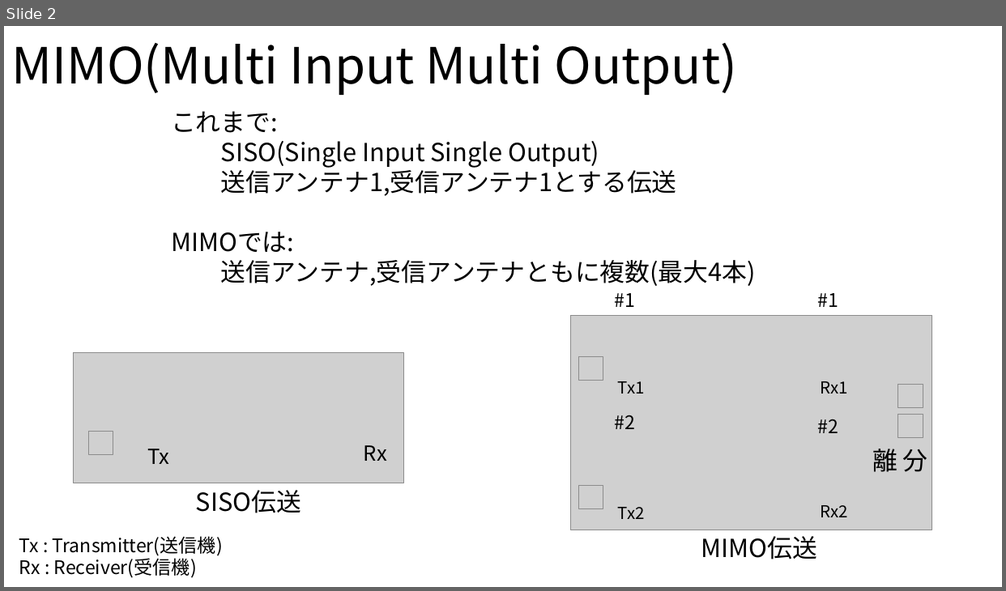
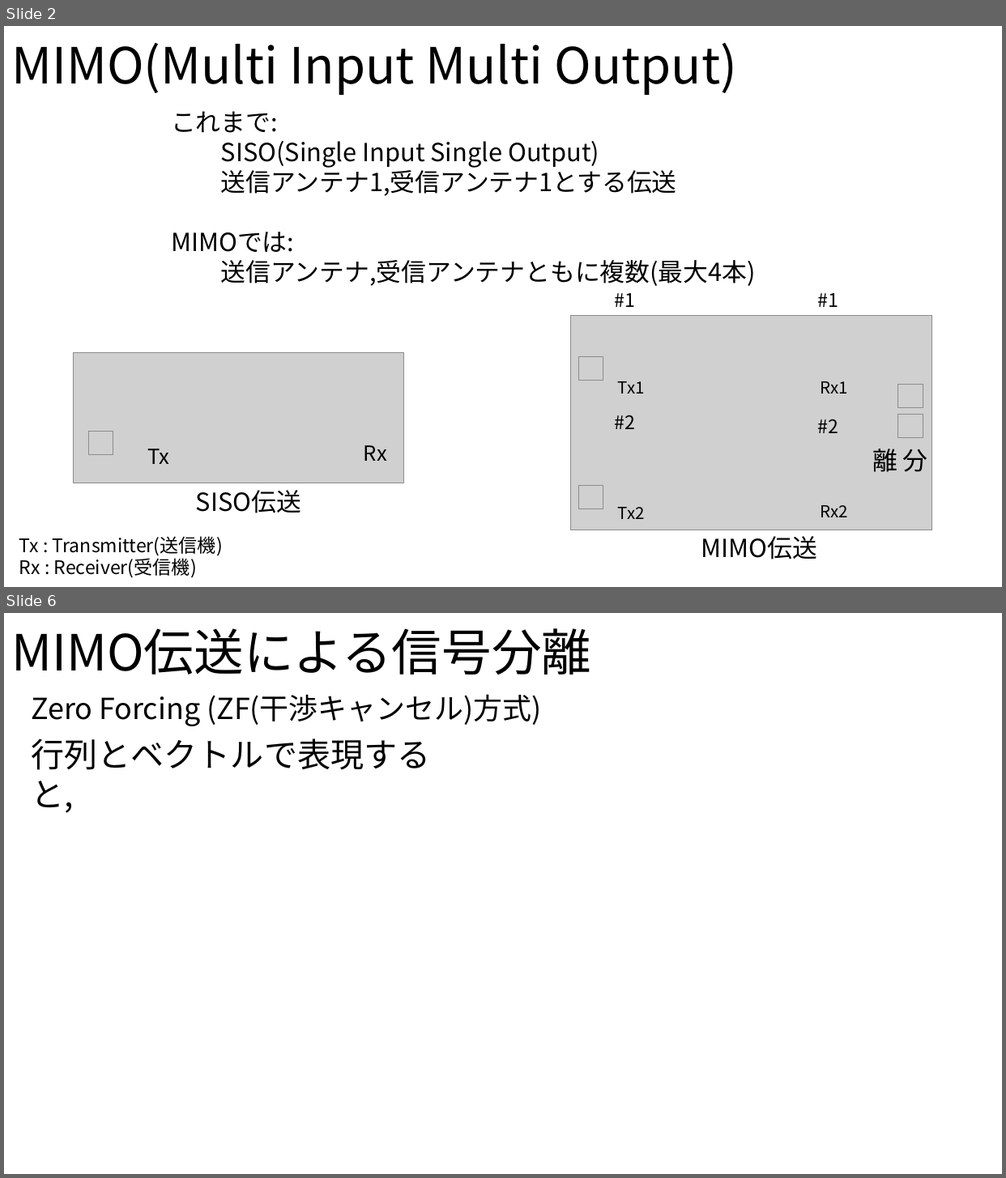
Before and after one commit to ryoww/seminar, a slide deck: MIMO/MIMO.pptx. Shown one above the other, each under a label of ours: slide 2 before the commit, slides 2 and 6 after it; the slides between them are not shown. The pictures are 1006x591 and 1006x1178 pixels, drawn with LibreOffice and Linux fonts; fonts in the diff are those of the drawing; grey boxes stand for pictures. Boxes give left, top, right and bottom in pixels: in the first picture for what was removed or moved away, otherwise in the second. Text is boxed around its words. In the diff, an @@ line names an element or a change of style, - is before the commit and + after.

```diff
--- a/MIMO/MIMO.pptx
+++ b/MIMO/MIMO.pptx
@@ slide 6 added at [4, 613, 1002, 1174], background #FFFFFF @@
@@ text added at [11, 628, 591, 675], 48 pt, text #000000 @@
+MIMO伝送による信号分離
@@ text added at [31, 694, 541, 726], 28 pt, text #000000 @@
+Zero Forcing (ZF(干渉キャンセル)方式)
@@ text added at [31, 739, 430, 770], 32 pt, text #000000 @@
+行列とベクトルで表現すると,
```
Also in this commit, not shown: 1 slide changed, 2 other slides added, 1 slide removed, 8 other files.
